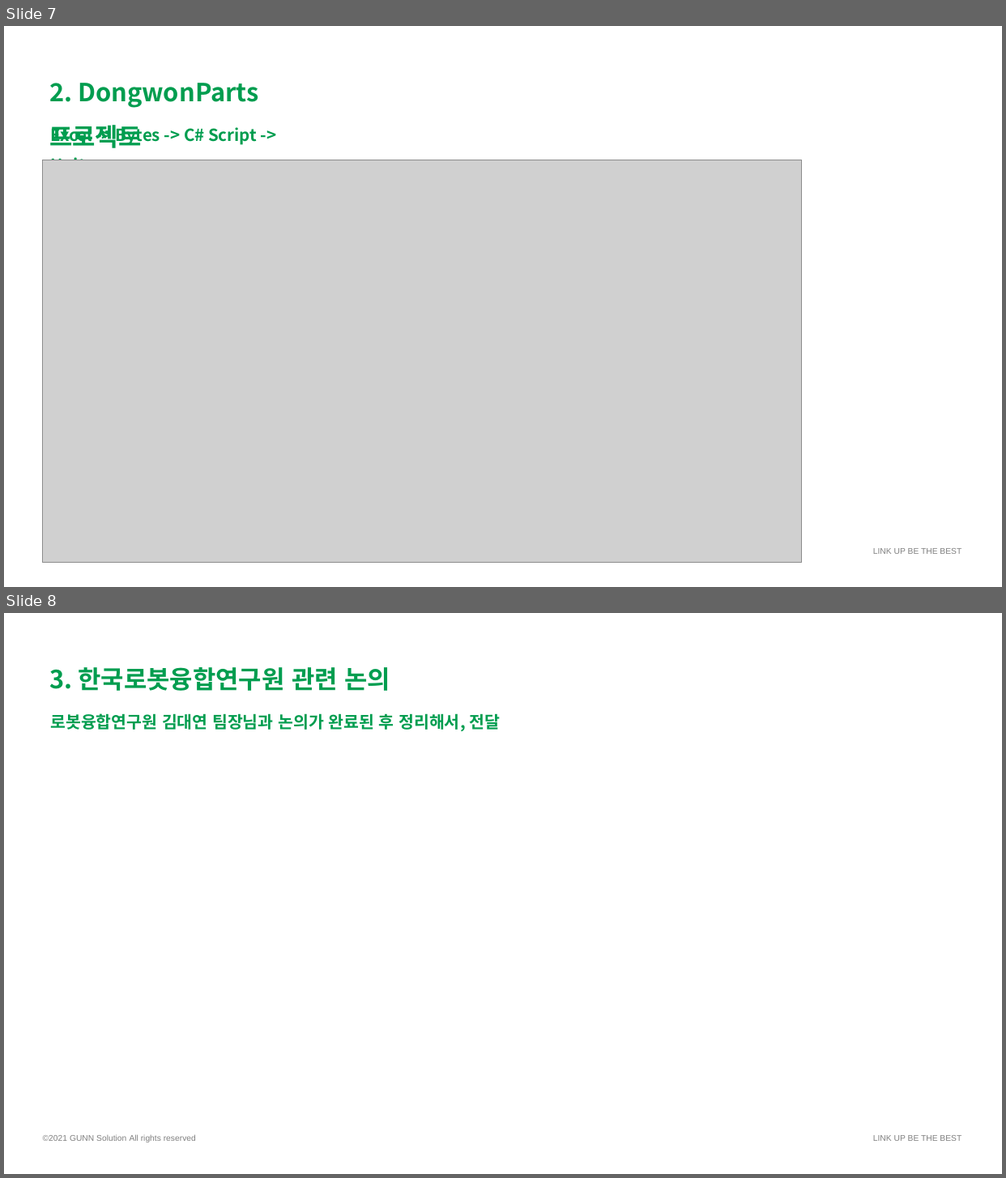
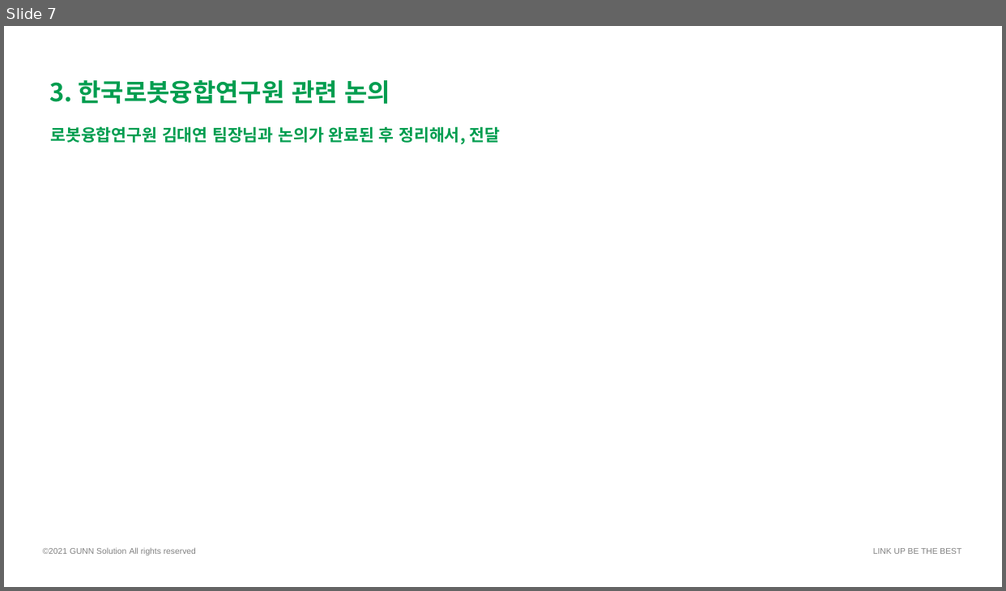
Before and after one commit to ssh6189/2022.06.18, a slide deck: 2022년 6월 18일 메타버스.pptx. Shown one above the other, each under a label of ours: slides 7 and 8 before the commit, slide 7 after it. The pictures are 1006x1178 and 1006x591 pixels, drawn with LibreOffice and Linux fonts; fonts in the diff are those of the drawing; grey boxes stand for pictures. Boxes give left, top, right and bottom in pixels: in the first picture for what was removed or moved away, otherwise in the second. Text is boxed around its words. In the diff, an @@ line names an element or a change of style, - is before the commit and + after.

Commit message:
2022년 6월 18일

```diff
--- a/2022년 6월 18일 메타버스.pptx
+++ b/2022년 6월 18일 메타버스.pptx
@@ slide 7 removed at [4,26,1002,587], background #FFFFFF; not listed: 1 template element that a slide beside it also shows @@
@@ text removed at [49,83,258,148] @@
-2. DongwonParts 프로젝트
@@ text removed at [51,124,257,160] @@
-Excel -> Bytes -> C# Script -> Unity
@@ picture removed at [42,160,801,563] @@
@@ what was slide 8 is now slide 7 @@
```
